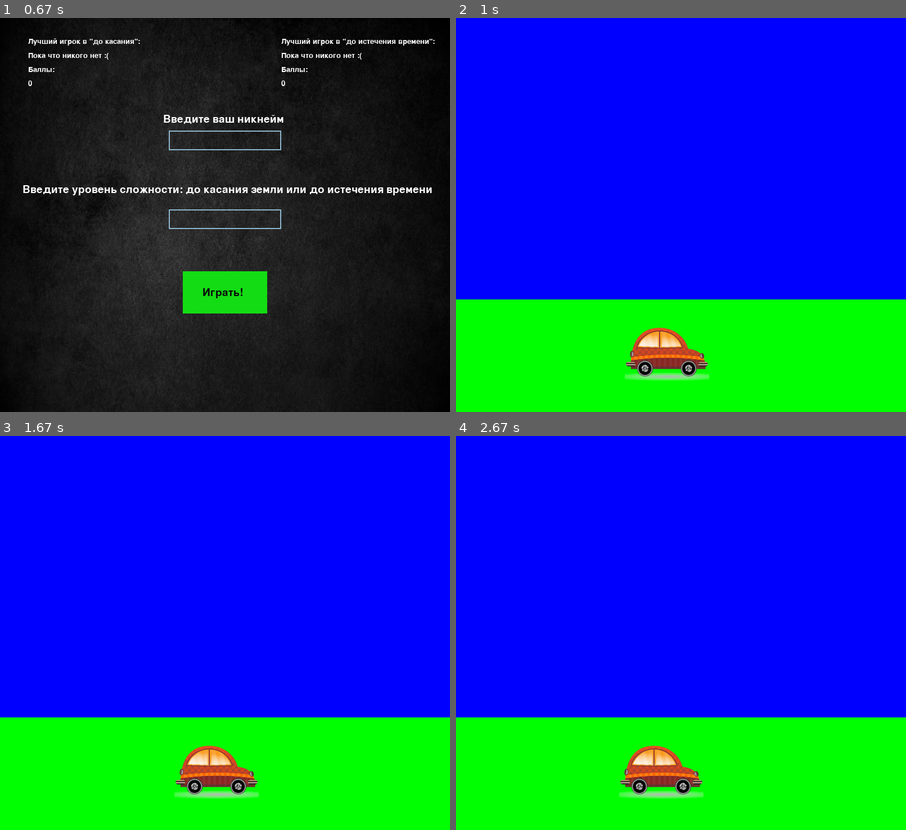
Above: before the commit, frames 1-4 (two rows, left to right).
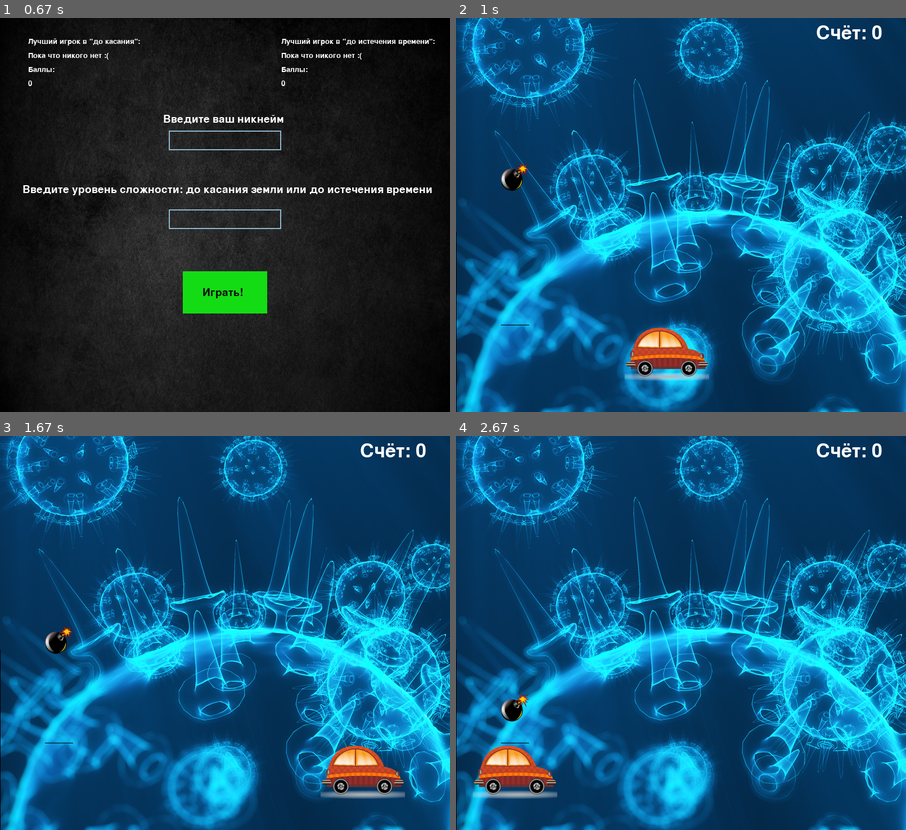
Above: after the commit, the same moments.

Repository: Artpukh/pygame-project
Game: pygame game, started from main.py
Same seed, same stepped clock (60 frames per second), same inputs: the game is played once before the commit and once after it.
Inputs (mouse positions are in pixels of both pictures, inside the frame that each line leads up to):
- Up to frame 1 (0.67 s): hold Right from 0.33 s (still down)
- Up to frame 2 (1 s): release Right at 0.8 s; click (681, 293) at 0.93 s
- Up to frame 3 (1.67 s): hold Right from 1.22 s (still down)
- Up to frame 4 (2.67 s): release Right at 1.68 s; hold Left 1.72-2.25 s; hold Left from 2.28 s (still down)

Frame 1 is identical in both runs. In frame 2, 99% of the frame differs, in the area x 0-100%, y 0-100%; in frame 3, 100%; in frame 4, 100%.

Commit message:
commit for end window №1

Diff:
--- a/main.py
+++ b/main.py
@@ -3,24 +3,32 @@
 import os
 import random
 from open_2 import main
+import sqlite3
+
+all_sprites = pygame.sprite.Group()
+horizontal_borders = pygame.sprite.Group()
+vertical_borders = pygame.sprite.Group()
 pygame.init()
 size = width, height = 800, 700
 screen = pygame.display.set_mode(size)
+count = 0
 clock = pygame.time.Clock()
-
-
-def load_image(name, colorkey=None):
+data = sqlite3.connect('game_data.db')
+cur = data.cursor()
+
+
+def load_image(name, color_key=None):
     fullname = os.path.join('data', name)
     # если файл не существует, то выходим
     if not os.path.isfile(fullname):
         print(f"Файл с изображением '{fullname}' не найден")
         sys.exit()
     image = pygame.image.load(fullname)
-    if colorkey is not None:
+    if color_key is not None:
         image = image.convert()
-        if colorkey == -1:
+        if color_key == -1:
             colorkey = image.get_at((0, 0))
-        image.set_colorkey(colorkey)
+        image.set_colorkey(color_key)
     else:
         image = image.convert_alpha()
     return image
@@ -35,10 +43,66 @@
                 sys.exit()
             elif event.type == pygame.KEYDOWN or \
                     event.type == pygame.MOUSEBUTTONDOWN:
-                main(screen)
-                return
+                spis = main(screen)
+              #  print(spis)
+                return spis
         pygame.display.flip()
         clock.tick(30)
+
+
+def for_open_2():
+        EndScreen()
+        while True:
+            for event in pygame.event.get():
+                if event.type == pygame.QUIT:
+                    pygame.quit()
+                    sys.exit()
+                elif event.type == pygame.KEYDOWN or \
+                        event.type == pygame.MOUSEBUTTONDOWN:
+                    spis = main(screen)
+                    #  print(spis)
+                    return spis
+            pygame.display.flip()
+            clock.tick(30)
+
+
+def end(spis):
+    if spis[1] == 'до касания земли':
+        players = cur.execute('''SELECT nickname from Touch_Level''').fetchall()
+        if spis[0] in players:
+            players = cur.execute(f"""UPDATE Touch_Level
+                SET points = {spis[1]}
+                WHERE nickname = {spis[0]}""")
+        else:
+            players = cur.execute(f'''INSERT into Touch_Level(nickname,points)
+                                    VALUES({spis[0]}, {spis[1]})''')
+    else:
+        players = cur.execute('''SELECT nickname from Time_Level''').fetchall()
+        if spis[0] in players:
+            players = cur.execute(f"""UPDATE Time_Level
+                        SET points = {spis[1]}
+                        WHERE nickname = {spis[0]}""")
+        else:
+            players = cur.execute(f'''INSERT into Time_Level(nickname,points)
+                                            VALUES({spis[0]}, {spis[1]})''')
+        data.commit()
+        data.close()
+        for_open_2()
+
+
+
+
+class Grass(pygame.sprite.Sprite):
+    image = load_image("fon_for_pg1.jpeg", color_key=None) # grass1.png
+
+    def __init__(self):
+        super().__init__(all_sprites)
+        self.image = Grass.image
+        self.rect = self.image.get_rect()
+        # вычисляем маску для эффективного сравнения
+        self.mask = pygame.mask.from_surface(self.image)
+        # располагаем горы внизу
+        self.rect.bottom = height
 
 
 class Catcher(pygame.sprite.Sprite):
@@ -65,11 +129,51 @@
         super().__init__(*group)
         self.image = Faller.image
         self.rect = self.image.get_rect()
-        self.rect.x = random.randrange(self.rect[2], width - self.rect[2])
-        self.y = 0
+        rand_pos = random.randint(1, 4)
+        if not pygame.sprite.spritecollideany(self, vertical_borders) and\
+           not pygame.sprite.spritecollideany(self, horizontal_borders):
+            # Бомба появляется в одном из 4 мест
+            if rand_pos == 1:
+                self.rect.x = 80
+                self.rect.y = 130
+            elif rand_pos == 2:
+                self.rect.x = 80
+                self.rect.y = 250
+            elif rand_pos == 3:
+                self.rect.x = 720
+                self.rect.y = 130
+            elif rand_pos == 4:
+                self.rect.x = 720
+                self.rect.y = 250
+        else:
+            pass
 
     def update(self):
-        self.rect = self.rect.move(0, 20)
+        # if not pygame.sprite.collide_mask(self, grass):
+        self.rect = self.rect.move(0, 2)
+
+class Border(pygame.sprite.Sprite):
+    # строго вертикальный или строго горизонтальный отрезок
+    def __init__(self, x1, y1, x2, y2):
+        super().__init__(all_sprites)
+
+        if x1 == x2:  # вертикальная стенка
+            self.add(vertical_borders)
+            self.image = pygame.Surface([1, y2 - y1])
+            self.rect = pygame.Rect(x1, y1, 1, y2 - y1)
+        else:  # горизонтальная стенка
+            self.add(horizontal_borders)
+            self.image = pygame.Surface([x2 - x1, 1])
+            self.rect = pygame.Rect(x1, y1, x2 - x1, 1)
+
+
+def draw(sc):
+    global count
+    font = pygame.font.Font(None, 50)
+    text = font.render(f"Счёт: {count}", True, (255, 255, 255))
+    text_x = 640
+    text_y = 10
+    sc.blit(text, (text_x, text_y))
 
 
 class StartScreen:
@@ -91,7 +195,7 @@
         font = pygame.font.Font(None, 35)
         text_coord = 50
         for line in self.intro_text:
-            string_rendered = font.render(line, 1, pygame.Color('white'))
+            string_rendered = font.render(line, True, pygame.Color('white'))
             intro_rect = string_rendered.get_rect()
             text_coord += 20
             intro_rect.top = text_coord
@@ -100,33 +204,74 @@
             screen.blit(string_rendered, intro_rect)
 
 
-for_open_1()
+class EndScreen:
+    def __init__(self):
+        fon = pygame.transform.scale(load_image('black_fon.jpg', (width, height)))
+        screen.blit(fon, (0, 0))
+        font = pygame.font.Font(None, 40)
+        label_text1 = font.render(f'Ваш результат: {count}', True, (255, 255, 255))
+        label_text2 = font.render('Вернуться в стартовое меню', True, (255, 255, 255))
+        bt_surf = pygame.Surface((250, 75))
+        screen.blit(bt_surf, (250, 500))
+        bt_surf.fill((20, 220, 20))
+        bt_surf.blit(label_text2, (35, 28))
+        screen.blit(label_text1, 300, 400)
+
+
+
+
+spis = for_open_1()
+print(spis)
 if __name__ == '__main__':
-    screen.fill((20, 20, 240))
-    screen.fill((0, 255, 0), pygame.Rect(0, 500, width, 200))
-    running = True
+    screen.fill((149, 200, 216))
+    grass = Grass()
+    clock = pygame.time.Clock()
     timer = pygame.USEREVENT + 1
     gamer_spr = pygame.sprite.Group()
     Catcher(gamer_spr)
     faller_spr = pygame.sprite.Group()
-    pygame.time.set_timer(timer, 100)
+    pygame.time.set_timer(timer, 1000)
+    # Border(0, 380, 800, 375)
+    Border(0, 380, 0, 700)
+    Border(0, 700, 800, 700)
+    Border(800, 375, 800, 700)
+    Border(80, 545, 130, 545)
     Faller(faller_spr)
+    running = True
     while running:
         for event in pygame.event.get():
             if event.type == pygame.QUIT:
                 running = False
-            if event.type == pygame.KEYDOWN:
-                gamer_spr.update(event)
+                end(spis)
+            '''
             if event.type == timer:
                 Faller(faller_spr)
                 faller_spr.draw(screen)
                 faller_spr.update()
-
-        pygame.display.flip()
+            if event.type == pygame.MOUSEBUTTONDOWN:
+                print(event.pos)
+            '''
+        event = None
+        screen.fill((149, 200, 216))
+        gamer_spr.update(event)
+        all_sprites.draw(screen)
+        all_sprites.update()
+        gamer_spr.draw(screen)
         faller_spr.draw(screen)
         faller_spr.update()
-        screen.fill((0, 0, 255))
-        screen.fill((0, 255, 0), pygame.Rect(0, 500, width, 200))
-        gamer_spr.draw(screen)
-        clock.tick(30)
+        draw(screen)
+        pygame.display.flip()
+        clock.tick(60)
+
     pygame.quit()
+
+
+'''
+def check_level(level):
+    if level == 'до касания земли':
+
+
+
+if spis and spis[1] == 'до касания земли:'
+    check_level('до касания земли')
+'''
--- a/open_1.py
+++ b/open_1.py
@@ -65,5 +65,6 @@
                     terminate()
                 elif event.type == pygame.KEYDOWN or \
                         event.type == pygame.MOUSEBUTTONDOWN:
+                    pass
             pygame.display.flip()
             clock.tick(FPS)
--- a/open_2.py
+++ b/open_2.py
@@ -139,7 +139,6 @@
         sp = []
         for i in range(len(boxes)):
             sp.append(boxes[i].nick_and_lvl()[i])
-        print(sp)
         return sp
 
 
@@ -155,7 +154,6 @@
     input_box1 = InputBox(300, 200, 140, 35)
     input_box2 = InputBox(300, 340, 140, 35, lev=True)
     input_boxes = [input_box1, input_box2]
-    bottom = pygame.Rect(325, 450, 150, 75)
     run = True
     while run:
         for event in pygame.event.get():
@@ -164,7 +162,7 @@
             if event.type == pygame.MOUSEBUTTONDOWN:
                 main_prog(pygame.Rect(325, 450, 150, 75), input_boxes, event)
                 if main_prog(pygame.Rect(325, 450, 150, 75), input_boxes, event):
-                    run = False
+                    return main_prog(pygame.Rect(325, 450, 150, 75), input_boxes, event)
             for box in input_boxes:
                 box.handle_event(event)
 
